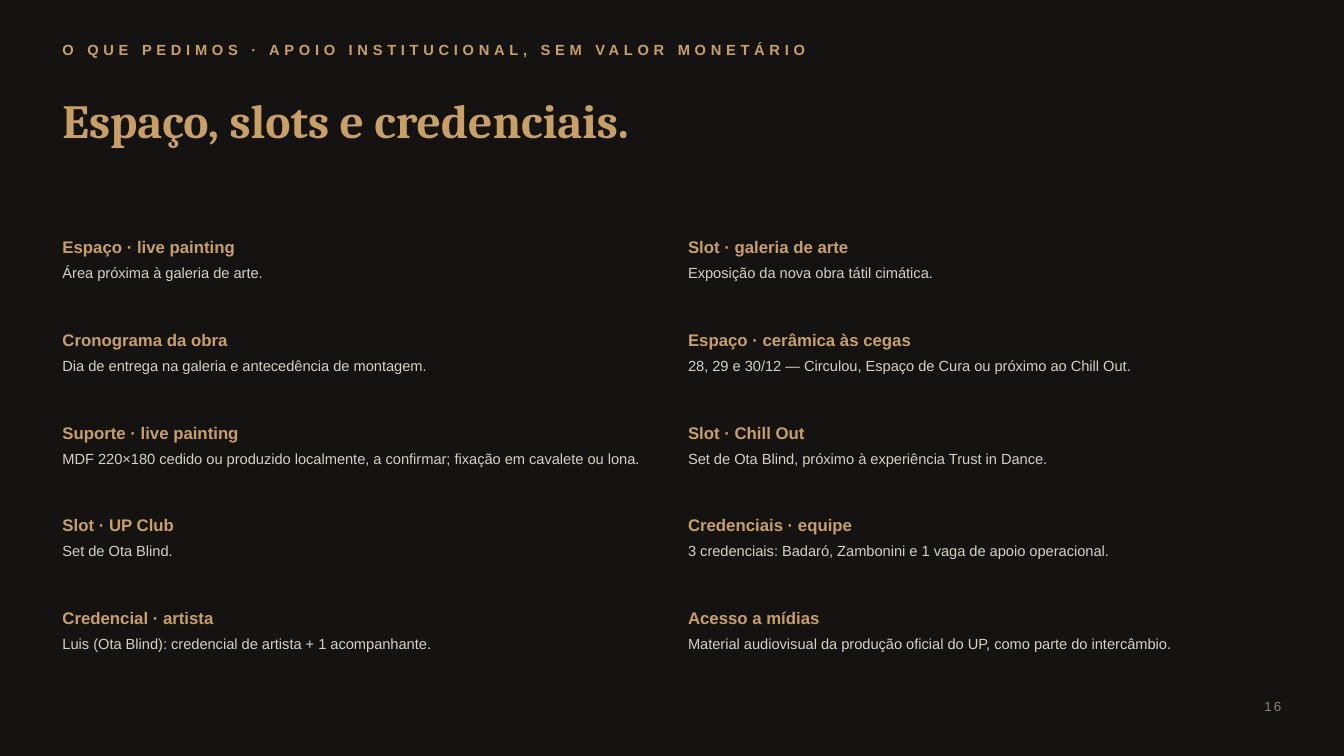
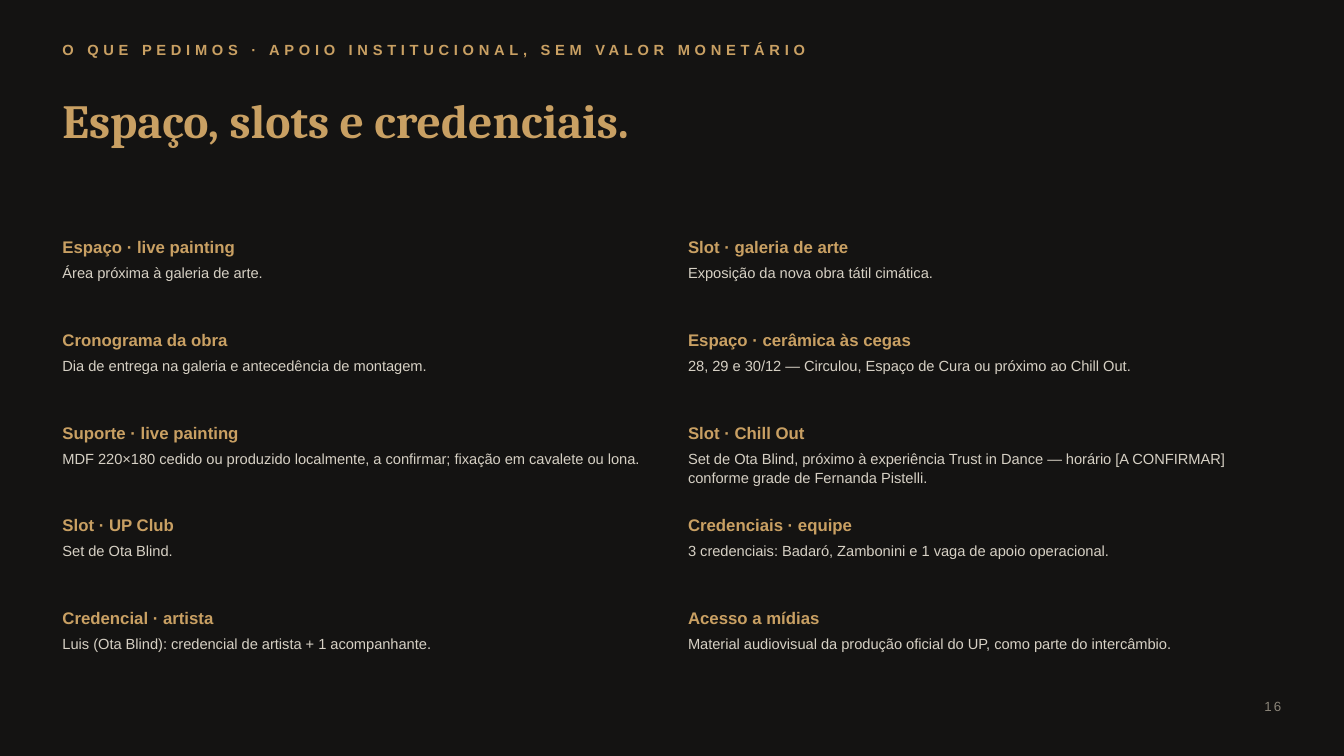
Before and after one commit to loxbmuniz-eng/pega-visao, a slide deck: slide 16 of entregaveis/PEGA_VISAO_x_UP19_PITCH_DECK.pptx. Drawn at 1344x756 pixels with LibreOffice and Linux fonts; fonts in the diff are those of the drawing. Boxes give left, top, right and bottom in pixels: in the first picture for what was removed or moved away, otherwise in the second. Text is boxed around its words. In the diff, an @@ line names an element or a change of style, - is before the commit and + after.

```diff
--- a/entregaveis/PEGA_VISAO_x_UP19_PITCH_DECK.pptx
+++ b/entregaveis/PEGA_VISAO_x_UP19_PITCH_DECK.pptx
@@ text at [688,453,1224,486]: text changed @@
-Set de Ota Blind, próximo à experiência Trust in Dance.
+Set de Ota Blind, próximo à experiência Trust in Dance — horário [A CONFIRMAR] conforme grade de Fernanda Pistelli.
```
Also in this commit, not shown: 2 other slides changed, 4 other files.
